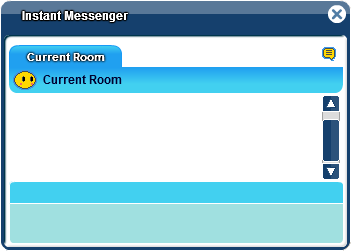
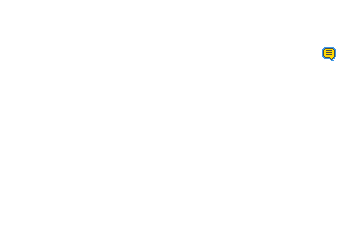
The second 351×251 image is a revision of the first. Changes to its layers:
hid "im" over [left=0, top=0, right=351, bottom=251]
